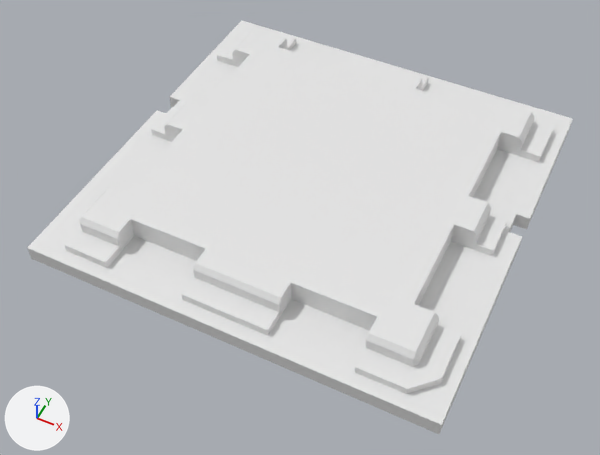
Two versions of the FBX model Assets/3D Objects/PC/PC_CPU.fbx, one commit apart.
Camera for both pictures: a 50 mm camera at (-9.598, 14.385, 1.943) aimed at (-9.707, 14.603, 1.67). The lights are fixed; the arrows at lower left show +X, +Y and +Z. The picture after the commit comes second. Where no turn or scale is listed for an object, it has been applied to the vertices.

In view in the first picture: 'CPU'.
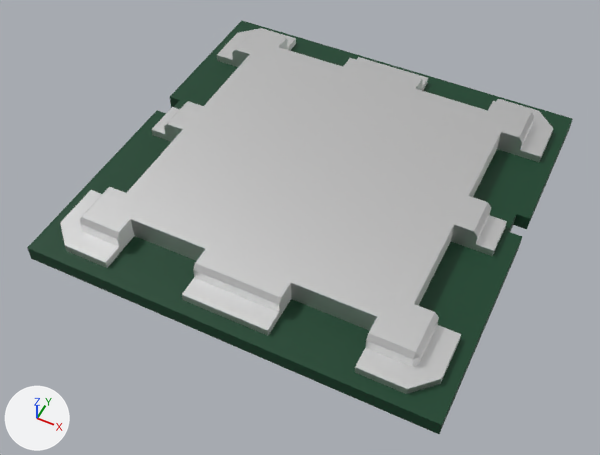
The newer file is also turned or shifted as a whole; pictures and numbers use the older file's frame.

The edits, one by one:
Material 'CPU_Base' (mat_cpu_base) is new.
Its base color is (0.0, 0.0496, 0.017) (dark green #003f23).
Material 'CPU_UHH' (mat_cpu_uhh) is new.
Its base color is (0.8, 0.8, 0.8) (white #e7e7e7).
Its metallic is 1.0.
Its roughness is 0.464.
me_plane_091 has 312 vertices, 300 faces and spans x -0.09..0.09, y -0.09..0.09, z 0.0..0.017.
me_plane_091 is used by ob_cpu; location (-9.7066, 14.6222, 1.6768).
me_plane_091 part 1: 30 of the faces centred in x -0.09..0.09, y -0.09..0.09, z 0.0..0.007 switch from no material to mat_cpu_base (dark green #003f23).
me_plane_091 gains material mat_cpu_uhh (white #e7e7e7).

What differs and where, as boxes [x1, y1, x2, y2] in the pictures (600 x 455 px):
part 1 of me_plane_091, recoloured (white to dark green)
    both: [27, 21, 573, 434]
